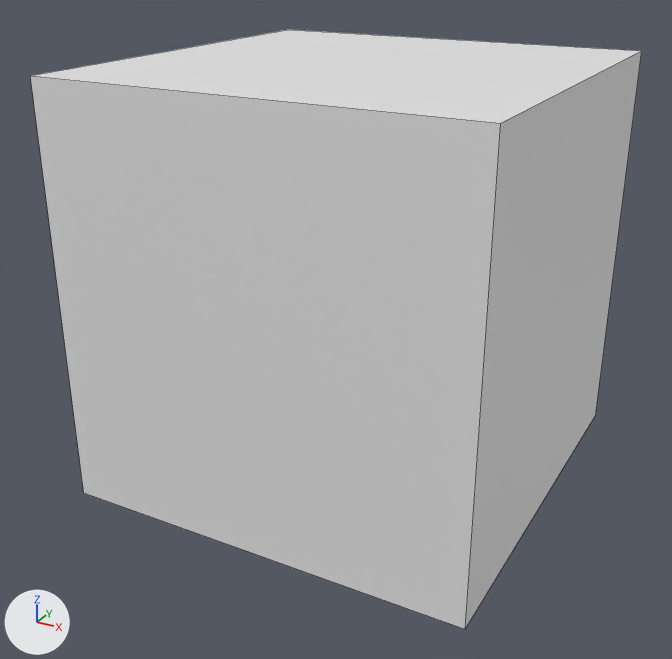
Renders of the Blender file 3D models/Parametric Models/2020extrusion/2020extrusion.blend from each side of a commit.
Camera for both pictures: a 50 mm lens placed at (19.6, -38.0, 25.8), pointed at (-0.5, -1.5, 7.5). Arrows for +X, +Y and +Z are at lower left; the lights stay in place. Mesh edges are drawn as thin lines. The same objects are shown in both versions, whatever each file hides.
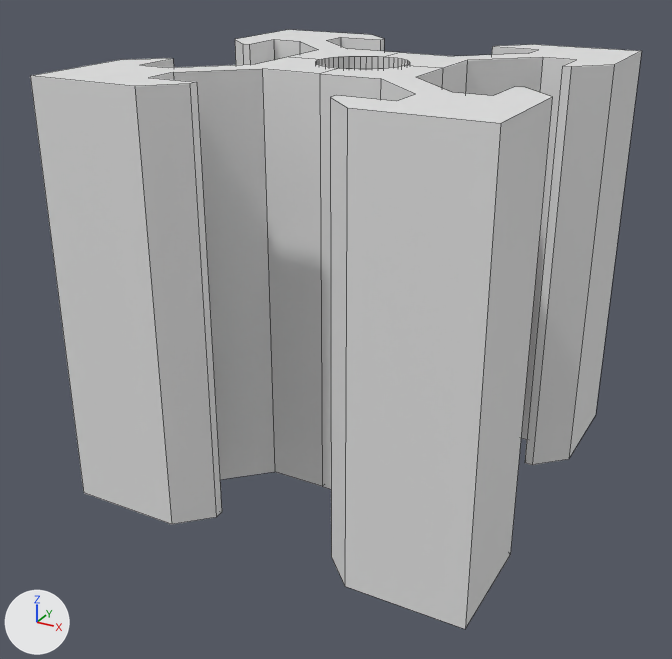
Commit message: finished 2020 extrusion

Boxes [x1, y1, x2, y2] around the edits, measured in the pictures (672 x 659 px):
'Cube', reshaped, moved, rescaled
    both: [30, 30, 642, 629]

The change, as a diff of the scene's bpy script:
```diff
--- a/3D models/Parametric Models/2020extrusion/2020extrusion.blend.py
+++ b/3D models/Parametric Models/2020extrusion/2020extrusion.blend.py
@@ me_cube_002 @@
 # used by ob_cube; location = (0.0, 0.0, 10.0); scale = (100.0, 100.0, 100.0)
-me_cube_002.from_pydata(...)  # 8 vertices, 6 faces; spans x -0.1..0.1, y -0.1..0.1, z -0.1..0.1
+me_cube_002.from_pydata(...)  # 208 vertices, 112 faces; spans x -10.0..10.0, y -10.0..10.0, z 0.0..20.0
+# me_cube_002 part 1: the whole mesh is rebuilt
@@ ob_cube @@
 ob_cube = bpy.data.objects.new('Cube', me_cube_002)
-ob_cube.location = (0.0, 0.0, 10.0)
-ob_cube.scale = (100.0, 100.0, 100.0)
+ob_cube.location = (0.0, 0.0, 0.0)
```
